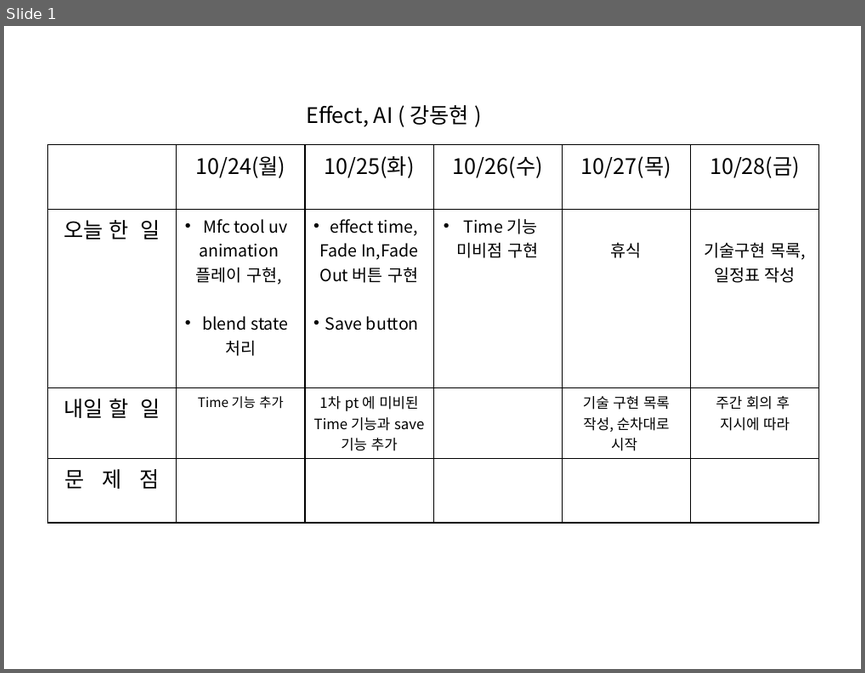
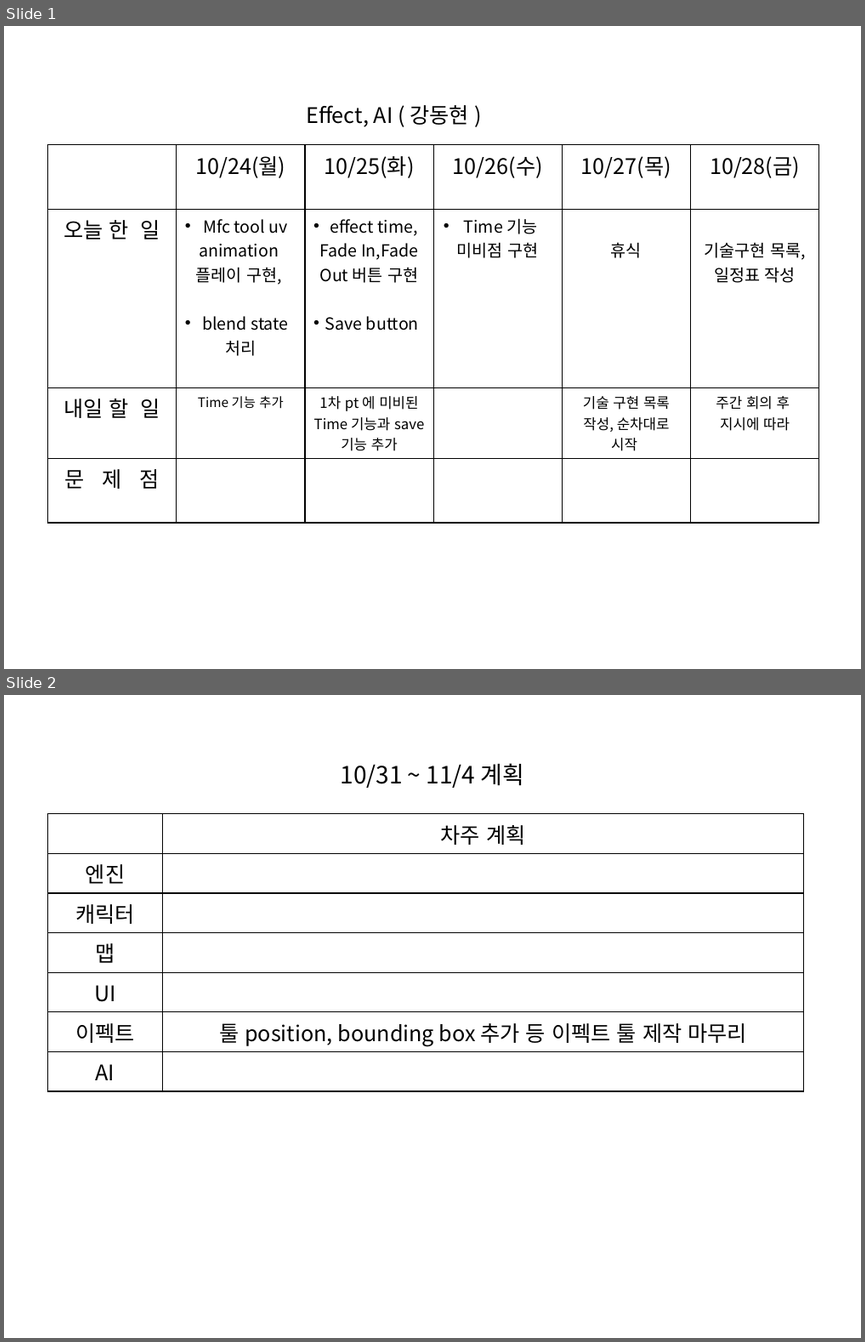
Before and after one commit to TomLeeLive/enpgame, a slide deck: doc/_meeting_weekly_doc/week_plan_kdh.pptx. Shown one above the other, each under a label of ours: slide 1 before the commit, slides 1 and 2 after it. The pictures are 865x673 and 865x1342 pixels, drawn with LibreOffice and Linux fonts; fonts in the diff are those of the drawing. Boxes give left, top, right and bottom in pixels: in the first picture for what was removed or moved away, otherwise in the second. Text is boxed around its words. In the diff, an @@ line names an element or a change of style, - is before the commit and + after.

Commit message:
update week_plan_kdh.pptx change name and update N2_Team_Schedule.xlsx -> N2_Team_Schedule_20161028.xlsx

```diff
--- a/doc/_meeting_weekly_doc/week_plan_kdh.pptx
+++ b/doc/_meeting_weekly_doc/week_plan_kdh.pptx
@@ slide 2 added at [4, 695, 861, 1338], background #FFFFFF @@
@@ title added at [340, 763, 525, 788], 20 pt, text #000000 @@
+10/31 ~ 11/4 계획
@@ table added at [47, 814, 803, 1083], 7 rows, 2 columns @@
+ | 차주 계획
+엔진 | 
+캐릭터 | 
+맵 | 
+UI | 
+이펙트 | 툴 position, bounding box 추가 등 이펙트 툴 제작 마무리
+AI | 
```
Also in this commit, not shown: 2 other files.
